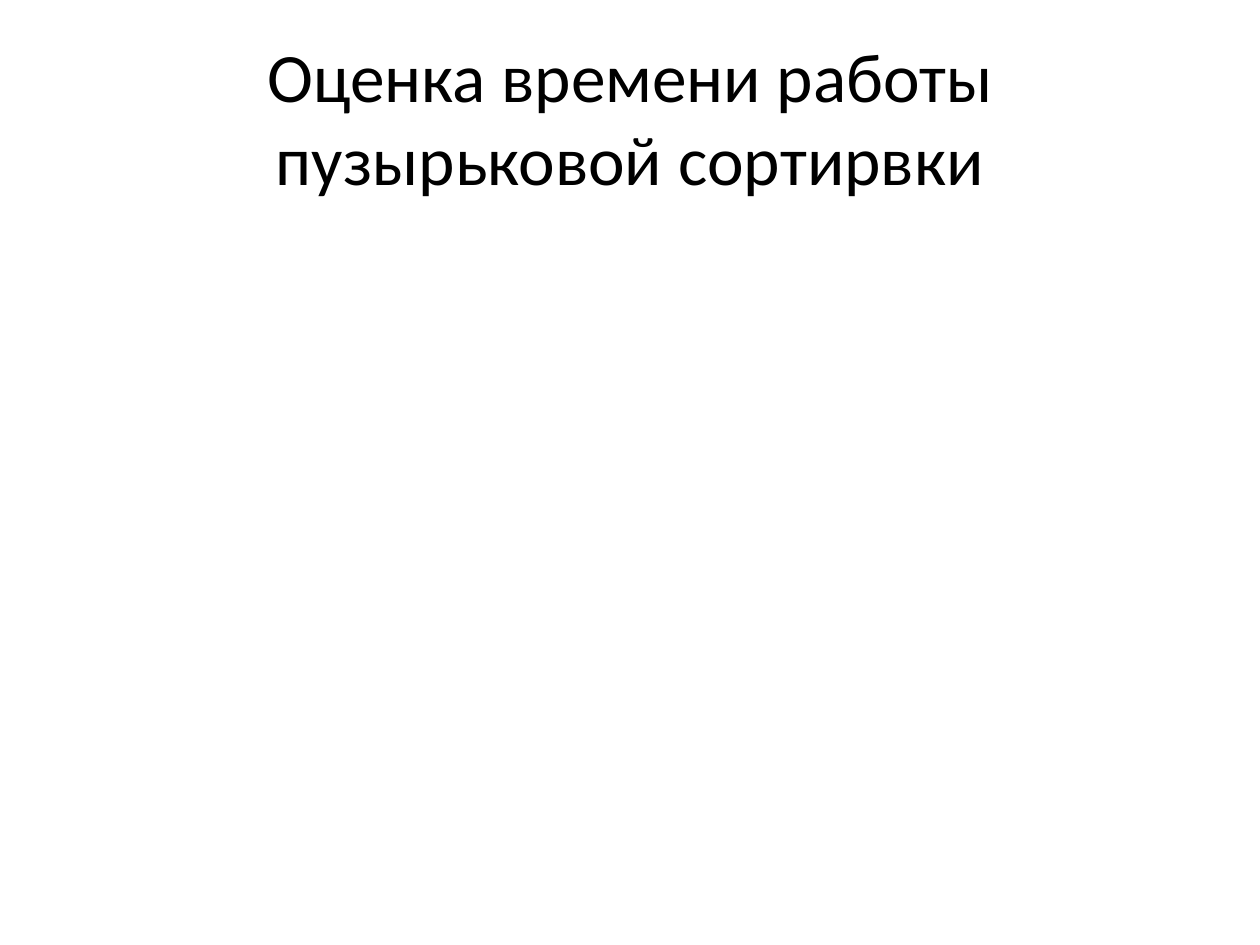
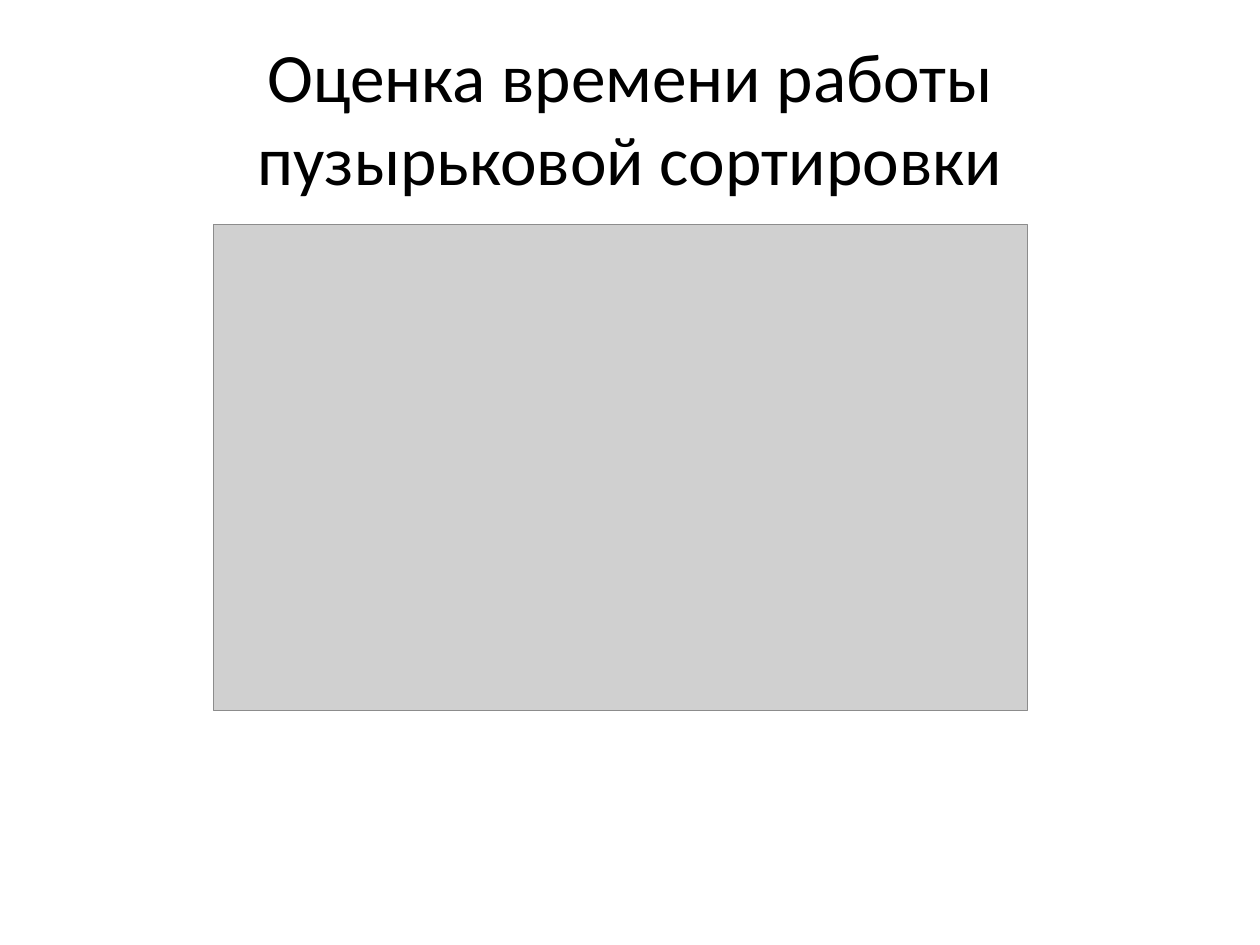
Before and after one commit to smoly-kuzstu/lections, a slide deck: slide 4 of lections/lesson05/Lection5.pptx. Drawn at 1260x945 pixels with LibreOffice and Linux fonts; fonts in the diff are those of the drawing; grey boxes stand for pictures. Boxes give left, top, right and bottom in pixels: in the first picture for what was removed or moved away, otherwise in the second. Text is boxed around its words. In the diff, an @@ line names an element or a change of style, - is before the commit and + after.

```diff
--- a/lections/lesson05/Lection5.pptx
+++ b/lections/lesson05/Lection5.pptx
@@ title at box(258, 55, 1002, 197): text changed @@
-Оценка времени работы пузырьковой сортирвки
+Оценка времени работы пузырьковой сортировки
@@ picture added at box(213, 224, 1027, 711) @@
```
Also in this commit, not shown: 5 other slides changed, 26 slides added, 4 slides removed.
